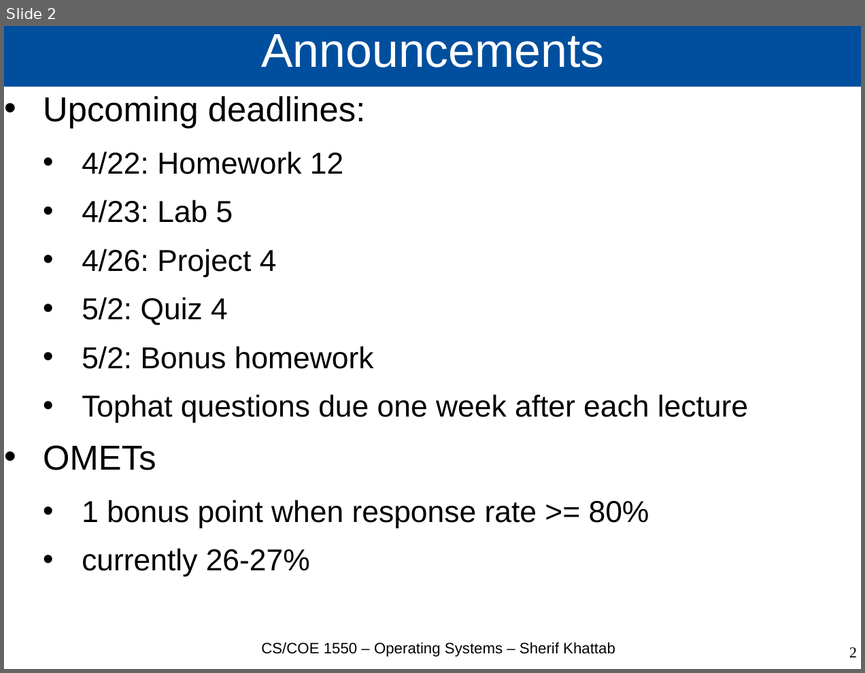
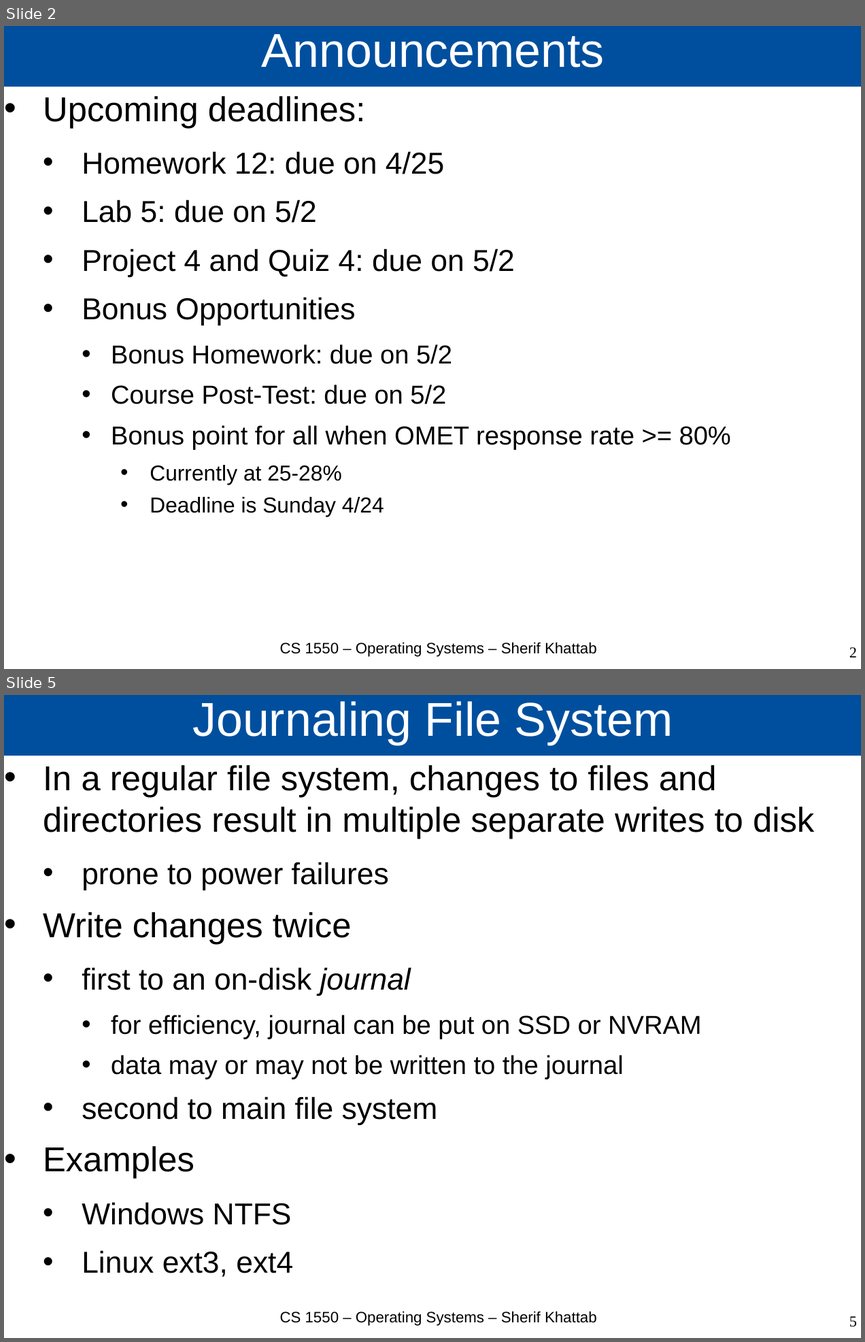
Before and after one commit to cs1550-2224/cs1550-code-handouts, a slide deck: DraftSlides/Lecture25.pptx. Shown one above the other, each under a label of ours: slide 2 before the commit, slides 2 and 5 after it; the slides between them are not shown. The pictures are 865x673 and 865x1342 pixels, drawn with LibreOffice and Linux fonts; fonts in the diff are those of the drawing. Boxes give left, top, right and bottom in pixels: in the first picture for what was removed or moved away, otherwise in the second. Text is boxed around its words. In the diff, an @@ line names an element or a change of style, - is before the commit and + after.

```diff
--- a/DraftSlides/Lecture25.pptx
+++ b/DraftSlides/Lecture25.pptx
@@ slide 5 added at [4,695,861,1338], background #FFFFFF @@
@@ title added at [4,695,861,756], fill #004F9E, 44 pt, text #FFFFFF @@
+Journaling File System
@@ text added at [43,765,814,1276], 32 pt, text #000000 @@
+• In a regular file system, changes to files and directories result in multiple separate writes to disk
+  • prone to power failures
+• Write changes twice
+  • first to an on-disk journal
+    • for efficiency, journal can be put on SSD or NVRAM
+    • data may or may not be written to the journal
+  • second to main file system
+• Examples
+  • Windows NTFS
+  • Linux ext3, ext4
@@ text added at [280,1311,597,1325], 14 pt, text #000000 @@
+CS 1550 – Operating Systems – Sherif Khattab
@@ page number added at [849,1316,857,1327], 14 pt, text #000000 @@
+5
@@ slide 2 changed as well @@
@@ text at [82,151,731,516]: text changed; size 28 to 24 pt @@
-  • 4/22: Homework 12
-  • 4/23: Lab 5
-  • 4/26: Project 4
-  • 5/2: Quiz 4
-  • 5/2: Bonus homework
-  • Tophat questions due one week after each lecture
-• OMETs
-  • 1 bonus point when response rate >= 80%
-  • currently 26-27%
+  • Homework 12: due on 4/25
+  • Lab 5: due on 5/2
+  • Project 4 and Quiz 4: due on 5/2
+  • Bonus Opportunities
+    • Bonus Homework: due on 5/2
+    • Course Post-Test: due on 5/2
+    • Bonus point for all when OMET response rate >= 80%
+      • Currently at 25-28%
+      • Deadline is Sunday 4/24
@@ text at [280,642,597,656]: text changed @@
-CS/COE 1550 – Operating Systems – Sherif Khattab
+CS 1550 – Operating Systems – Sherif Khattab
```
Also in this commit, not shown: 2 other slides changed, 21 other slides added, 3 other files.
